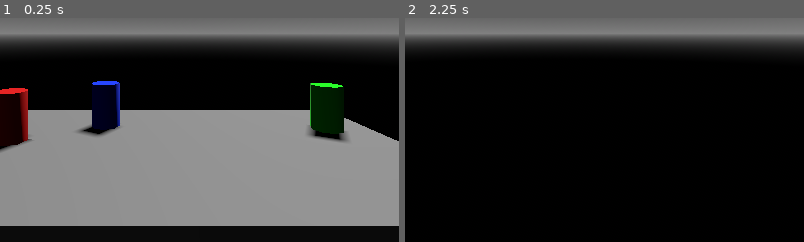
Above: before the commit, frames 1-2 (left to right).
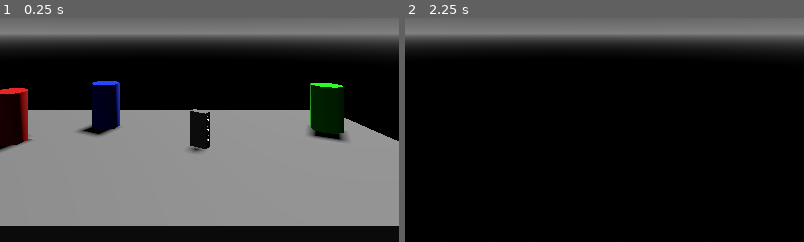
Above: after the commit, the same moments.

Repository: DeepRestGames/shadow-and-alchemy
Game: Godot game, scene res://Scenes/InteractionSystem/InteractionSystemTest.tscn
Same seed, same stepped clock (60 frames per second), same inputs: the game is played once before the commit and once after it. This scene is started directly instead of the project's main scene.
Inputs (mouse positions are % of the whole screen's width and height, from its top left):
- Up to frame 1 (0.25 s): no input
- Up to frame 2 (2.25 s): tap Enter at 0.5, 2 s; move the mouse to (72, 45) at 0.52 s; hold D (turn_right) 0.53-1.28 s; click (72, 45) at 0.6 s; tap Space at 1.25 s; move the mouse to (30, 55) at 1.27 s; hold S (move_backward) 1.28-2.03 s; click (30, 55) at 1.35 s; move the mouse to (60, 28) at 2.02 s; hold D (turn_right) from 2.03 s (still down); click (60, 28) at 2.1 s
The pictures show only the part of the screen within x 31-81%, y 47-96%; the shares and areas given below are measured in that part.

The runs differ from the first frame. In frame 1, 0.9% of the frame differs, in the area x 47-53%, y 40-61%; in frame 2, nothing differs.
Error in both runs: Invalid access to property or key 'south_navigation_point' on a base object of type 'Nil'. (res://Scripts/Player.gd:54)

Commit message:
Combination lock
It's likely that this commit will need to be reverted at some point, but for now it's here for continuity

Diff:
--- a/Scenes/InteractionSystem/InteractionSystemTest.tscn
+++ b/Scenes/InteractionSystem/InteractionSystemTest.tscn
@@ -1,9 +1,10 @@
-[gd_scene load_steps=11 format=3 uid="uid://u041ieqpou71"]
+[gd_scene load_steps=12 format=3 uid="uid://u041ieqpou71"]
 
 [ext_resource type="Script" path="res://Scripts/InteractionSystem/Prop_Puzzle.gd" id="1_38v8p"]
 [ext_resource type="Script" path="res://Scripts/InteractionSystem/Prop_Pickup.gd" id="2_6qrrl"]
 [ext_resource type="Script" path="res://Scripts/InteractionSystem/Prop_Focus.gd" id="3_rrgj2"]
 [ext_resource type="PackedScene" uid="uid://d1ngk84wlraoa" path="res://Scenes/Player.tscn" id="4_0euu7"]
+[ext_resource type="PackedScene" uid="uid://dg1dkxibqucgk" path="res://Scenes/Puzzles/CombinationPuzzle.tscn" id="5_nk2yb"]
 
 [sub_resource type="ProceduralSkyMaterial" id="ProceduralSkyMaterial_0fie3"]
 sky_top_color = Color(0, 0, 0, 1)
@@ -74,3 +75,6 @@
 
 [node name="Player" parent="." instance=ExtResource("4_0euu7")]
 transform = Transform3D(1, 0, 0, 0, 1, 0, 0, 0, 1, 0, -0.342387, 0)
+
+[node name="CombinationPuzzle" parent="." instance=ExtResource("5_nk2yb")]
+transform = Transform3D(0.815128, 0, -0.579281, 0, 1, 0, 0.579281, 0, 0.815128, 0.272272, -0.489846, -1.68336)
--- a/Scenes/Player.tscn
+++ b/Scenes/Player.tscn
@@ -1,7 +1,7 @@
 [gd_scene load_steps=7 format=3 uid="uid://d1ngk84wlraoa"]
 
 [ext_resource type="Script" path="res://Scripts/Player.gd" id="1_h2fim"]
-[ext_resource type="PackedScene" uid="uid://dv04x80jkku7u" path="res://Scenes/Puzzles/CombinationPuzzle.tscn" id="2_kotmf"]
+[ext_resource type="PackedScene" uid="uid://dv04x80jkku7u" path="res://Scenes/Puzzles/CombinationPuzzleUI.tscn" id="2_kotmf"]
 [ext_resource type="Script" path="res://Scripts/InteractionSystem/InteractionSystem.gd" id="2_qmrlh"]
 [ext_resource type="Script" path="res://Scripts/HUD.gd" id="3_x3wc8"]
 [ext_resource type="Script" path="res://Scripts/Puzzles/CombinationPuzzle.gd" id="5_aybxv"]
--- a/Scenes/Puzzles/CombinationPuzzle.tscn
+++ b/Scenes/Puzzles/CombinationPuzzle.tscn
@@ -1,42 +1,177 @@
-[gd_scene format=3 uid="uid://dv04x80jkku7u"]
+[gd_scene load_steps=2 format=3 uid="uid://dg1dkxibqucgk"]
 
-[node name="CombinationPuzzle" type="Control"]
-layout_mode = 3
-anchors_preset = 8
-anchor_left = 0.5
-anchor_top = 0.5
-anchor_right = 0.5
-anchor_bottom = 0.5
-grow_horizontal = 2
-grow_vertical = 2
+[ext_resource type="Script" path="res://Scripts/InteractionSystem/Prop_Puzzle.gd" id="1_6erng"]
 
-[node name="HBoxContainer" type="HBoxContainer" parent="."]
-layout_mode = 1
-anchors_preset = 8
-anchor_left = 0.5
-anchor_top = 0.5
-anchor_right = 0.5
-anchor_bottom = 0.5
-offset_left = -150.0
-offset_top = -25.0
-offset_right = 150.0
-offset_bottom = 25.0
-grow_horizontal = 2
-grow_vertical = 2
-theme_override_constants/separation = 20
-alignment = 1
+[node name="CombinationLock" type="CSGBox3D"]
+use_collision = true
+collision_layer = 2
+size = Vector3(0.1, 0.2, 0.05)
+script = ExtResource("1_6erng")
 
-[node name="LineEdit1" type="LineEdit" parent="HBoxContainer"]
-layout_mode = 2
-alignment = 1
-max_length = 1
+[node name="RotatingPin" type="CSGCylinder3D" parent="."]
+transform = Transform3D(0.951057, 0, 0.309017, 0, 1, 0, -0.309017, 0, 0.951057, 0.0360575, 0.06, 0)
+radius = 0.02
+height = 0.04
+sides = 10
 
-[node name="LineEdit2" type="LineEdit" parent="HBoxContainer"]
-layout_mode = 2
-alignment = 1
-max_length = 1
+[node name="0" type="Label3D" parent="RotatingPin"]
+transform = Transform3D(-0.309017, 0, -0.951057, 0, 1, 0, 0.951057, 0, -0.309017, 0.0182333, 0, 0.00636755)
+pixel_size = 0.0005
+text = "0"
 
-[node name="LineEdit3" type="LineEdit" parent="HBoxContainer"]
-layout_mode = 2
-alignment = 1
-max_length = 1
+[node name="1" type="Label3D" parent="RotatingPin"]
+transform = Transform3D(-0.292372, 0, 0.956305, 0, 1, 0, -0.956305, 0, -0.292372, 0.0183441, -1.86265e-09, -0.00610173)
+pixel_size = 0.0005
+text = "1"
+
+[node name="2" type="Label3D" parent="RotatingPin"]
+transform = Transform3D(-0.807713, 0, 0.589577, 0, 1, 0, -0.589577, 0, -0.807713, 0.0113138, 0, -0.0153342)
+pixel_size = 0.0005
+text = "2"
+
+[node name="3" type="Label3D" parent="RotatingPin"]
+transform = Transform3D(-0.999998, 0, 0.00191957, 0, 1, 0, -0.00191957, 0, -0.999998, -0.000696622, 0, -0.0191138)
+pixel_size = 0.0005
+text = "3"
+
+[node name="4" type="Label3D" parent="RotatingPin"]
+transform = Transform3D(-0.807929, 0, -0.589281, 0, 1, 0, 0.589281, 0, -0.807929, -0.0114885, 0, -0.0151882)
+pixel_size = 0.0005
+text = "4"
+
+[node name="5" type="Label3D" parent="RotatingPin"]
+transform = Transform3D(-0.329163, 0, -0.944273, 0, 1, 0, 0.944273, 0, -0.329163, -0.0182065, 3.72529e-09, -0.00596646)
+pixel_size = 0.0005
+text = "5"
+
+[node name="6" type="Label3D" parent="RotatingPin"]
+transform = Transform3D(0.303202, 0, -0.952927, 0, 1, 0, 0.952927, 0, 0.303202, -0.0182249, -1.86265e-09, 0.00558875)
+pixel_size = 0.0005
+text = "6"
+
+[node name="7" type="Label3D" parent="RotatingPin"]
+transform = Transform3D(0.810267, 0, -0.586061, 0, 1, 0, 0.586061, 0, 0.810267, -0.011078, 0, 0.0156562)
+pixel_size = 0.0005
+text = "7"
+
+[node name="8" type="Label3D" parent="RotatingPin"]
+transform = Transform3D(-0.999944, 0, 0.0105939, 0, 1, 0, -0.0105939, 0, -0.999944, 0.000177205, 0, 0.0190956)
+pixel_size = 0.0005
+text = "8"
+
+[node name="9" type="Label3D" parent="RotatingPin"]
+transform = Transform3D(0.809438, 0, 0.587206, 0, 1, 0, -0.587206, 0, 0.809438, 0.0111709, 0, 0.0154663)
+pixel_size = 0.0005
+text = "9"
+
+[node name="RotatingPin2" type="CSGCylinder3D" parent="."]
+transform = Transform3D(0.951057, 0, 0.309017, 0, 1, 0, -0.309017, 0, 0.951057, 0.0360575, 0.00406675, 0)
+radius = 0.02
+height = 0.04
+sides = 10
+
+[node name="0" type="Label3D" parent="RotatingPin2"]
+transform = Transform3D(-0.309017, 0, -0.951057, 0, 1, 0, 0.951057, 0, -0.309017, 0.0182333, 0, 0.00636755)
+pixel_size = 0.0005
+text = "0"
+
+[node name="1" type="Label3D" parent="RotatingPin2"]
+transform = Transform3D(-0.292372, 0, 0.956305, 0, 1, 0, -0.956305, 0, -0.292372, 0.0183441, -1.86265e-09, -0.00610173)
+pixel_size = 0.0005
+text = "1"
+
+[node name="2" type="Label3D" parent="RotatingPin2"]
+transform = Transform3D(-0.807713, 0, 0.589577, 0, 1, 0, -0.589577, 0, -0.807713, 0.0113138, 0, -0.0153342)
+pixel_size = 0.0005
+text = "2"
+
+[node name="3" type="Label3D" parent="RotatingPin2"]
+transform = Transform3D(-0.999998, 0, 0.00191957, 0, 1, 0, -0.00191957, 0, -0.999998, -0.000696622, 0, -0.0191138)
+pixel_size = 0.0005
+text = "3"
+
+[node name="4" type="Label3D" parent="RotatingPin2"]
+transform = Transform3D(-0.807929, 0, -0.589281, 0, 1, 0, 0.589281, 0, -0.807929, -0.0114885, 0, -0.0151882)
+pixel_size = 0.0005
+text = "4"
+
+[node name="5" type="Label3D" parent="RotatingPin2"]
+transform = Transform3D(-0.329163, 0, -0.944273, 0, 1, 0, 0.944273, 0, -0.329163, -0.0182065, 3.72529e-09, -0.00596646)
+pixel_size = 0.0005
+text = "5"
+
+[node name="6" type="Label3D" parent="RotatingPin2"]
+transform = Transform3D(0.303202, 0, -0.952927, 0, 1, 0, 0.952927, 0, 0.303202, -0.0182249, -1.86265e-09, 0.00558875)
+pixel_size = 0.0005
+text = "6"
+
+[node name="7" type="Label3D" parent="RotatingPin2"]
+transform = Transform3D(0.810267, 0, -0.586061, 0, 1, 0, 0.586061, 0, 0.810267, -0.011078, 0, 0.0156562)
+pixel_size = 0.0005
+text = "7"
+
+[node name="8" type="Label3D" parent="RotatingPin2"]
+transform = Transform3D(-0.999944, 0, 0.0105939, 0, 1, 0, -0.0105939, 0, -0.999944, 0.000177205, 0, 0.0190956)
+pixel_size = 0.0005
+text = "8"
+
+[node name="9" type="Label3D" parent="RotatingPin2"]
+transform = Transform3D(0.809438, 0, 0.587206, 0, 1, 0, -0.587206, 0, 0.809438, 0.0111709, 0, 0.0154663)
+pixel_size = 0.0005
+text = "9"
+
+[node name="RotatingPin3" type="CSGCylinder3D" parent="."]
+transform = Transform3D(0.951057, 0, 0.309017, 0, 1, 0, -0.309017, 0, 0.951057, 0.0360575, -0.051458, 0)
+radius = 0.02
+height = 0.04
+sides = 10
+
+[node name="0" type="Label3D" parent="RotatingPin3"]
+transform = Transform3D(-0.309017, 0, -0.951057, 0, 1, 0, 0.951057, 0, -0.309017, 0.0182333, 0, 0.00636755)
+pixel_size = 0.0005
+text = "0"
+
+[node name="1" type="Label3D" parent="RotatingPin3"]
+transform = Transform3D(-0.292372, 0, 0.956305, 0, 1, 0, -0.956305, 0, -0.292372, 0.0183441, -1.86265e-09, -0.00610173)
+pixel_size = 0.0005
+text = "1"
+
+[node name="2" type="Label3D" parent="RotatingPin3"]
+transform = Transform3D(-0.807713, 0, 0.589577, 0, 1, 0, -0.589577, 0, -0.807713, 0.0113138, 0, -0.0153342)
+pixel_size = 0.0005
+text = "2"
+
+[node name="3" type="Label3D" parent="RotatingPin3"]
+transform = Transform3D(-0.999998, 0, 0.00191957, 0, 1, 0, -0.00191957, 0, -0.999998, -0.000696622, 0, -0.0191138)
+pixel_size = 0.0005
+text = "3"
+
+[node name="4" type="Label3D" parent="RotatingPin3"]
+transform = Transform3D(-0.807929, 0, -0.589281, 0, 1, 0, 0.589281, 0, -0.807929, -0.0114885, 0, -0.0151882)
+pixel_size = 0.0005
+text = "4"
+
+[node name="5" type="Label3D" parent="RotatingPin3"]
+transform = Transform3D(-0.329163, 0, -0.944273, 0, 1, 0, 0.944273, 0, -0.329163, -0.0182065, 3.72529e-09, -0.00596646)
+pixel_size = 0.0005
+text = "5"
+
+[node name="6" type="Label3D" parent="RotatingPin3"]
+transform = Transform3D(0.303202, 0, -0.952927, 0, 1, 0, 0.952927, 0, 0.303202, -0.0182249, -1.86265e-09, 0.00558875)
+pixel_size = 0.0005
+text = "6"
+
+[node name="7" type="Label3D" parent="RotatingPin3"]
+transform = Transform3D(0.810267, 0, -0.586061, 0, 1, 0, 0.586061, 0, 0.810267, -0.011078, 0, 0.0156562)
+pixel_size = 0.0005
+text = "7"
+
+[node name="8" type="Label3D" parent="RotatingPin3"]
+transform = Transform3D(-0.999944, 0, 0.0105939, 0, 1, 0, -0.0105939, 0, -0.999944, 0.000177205, 0, 0.0190956)
+pixel_size = 0.0005
+text = "8"
+
+[node name="9" type="Label3D" parent="RotatingPin3"]
+transform = Transform3D(0.809438, 0, 0.587206, 0, 1, 0, -0.587206, 0, 0.809438, 0.0111709, 0, 0.0154663)
+pixel_size = 0.0005
+text = "9"
--- /dev/null
+++ b/Scenes/Puzzles/CombinationPuzzleUI.tscn
@@ -0,0 +1,42 @@
+[gd_scene format=3 uid="uid://dv04x80jkku7u"]
+
+[node name="CombinationPuzzleUI" type="Control"]
+layout_mode = 3
+anchors_preset = 8
+anchor_left = 0.5
+anchor_top = 0.5
+anchor_right = 0.5
+anchor_bottom = 0.5
+grow_horizontal = 2
+grow_vertical = 2
+
+[node name="HBoxContainer" type="HBoxContainer" parent="."]
+layout_mode = 1
+anchors_preset = 8
+anchor_left = 0.5
+anchor_top = 0.5
+anchor_right = 0.5
+anchor_bottom = 0.5
+offset_left = -150.0
+offset_top = -25.0
+offset_right = 150.0
+offset_bottom = 25.0
+grow_horizontal = 2
+grow_vertical = 2
+theme_override_constants/separation = 20
+alignment = 1
+
+[node name="LineEdit1" type="LineEdit" parent="HBoxContainer"]
+layout_mode = 2
+alignment = 1
+max_length = 1
+
+[node name="LineEdit2" type="LineEdit" parent="HBoxContainer"]
+layout_mode = 2
+alignment = 1
+max_length = 1
+
+[node name="LineEdit3" type="LineEdit" parent="HBoxContainer"]
+layout_mode = 2
+alignment = 1
+max_length = 1
--- a/Scripts/InteractionSystem/Prop_Puzzle.gd
+++ b/Scripts/InteractionSystem/Prop_Puzzle.gd
@@ -9,4 +9,4 @@
 func _interacted():
 	print("Puzzle interaction!")
 
-	emit_signal("open_puzzle", puzzle_name)
+	#emit_signal("open_puzzle", puzzle_name)
